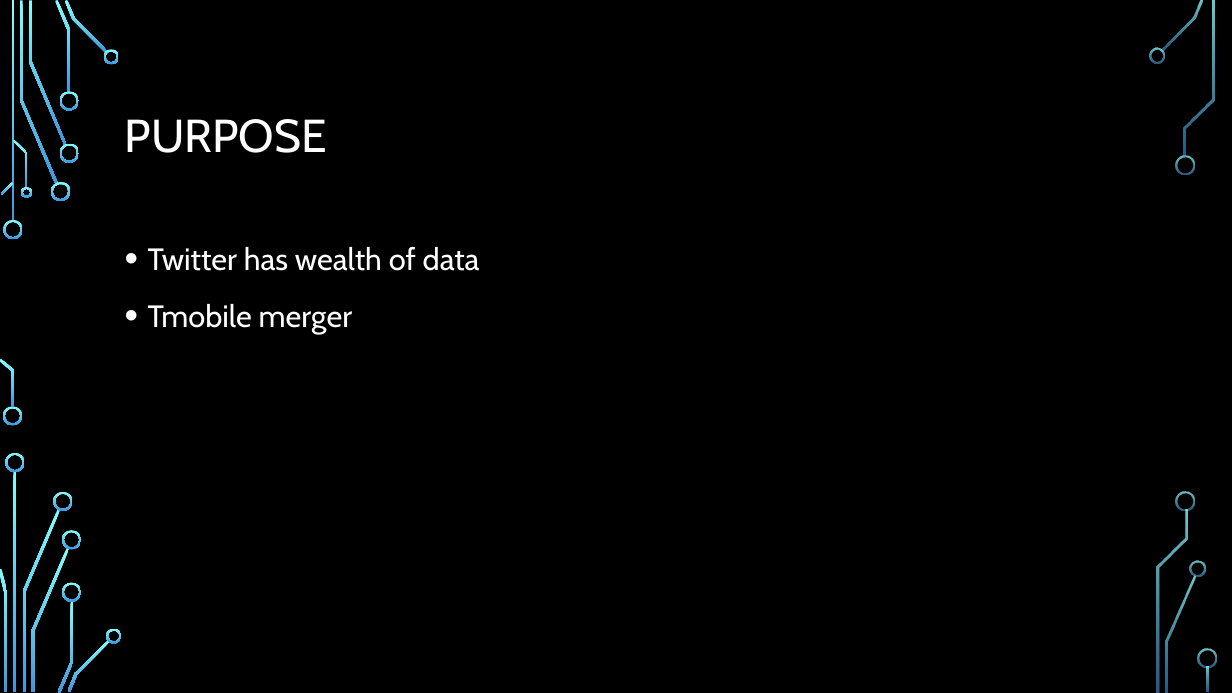
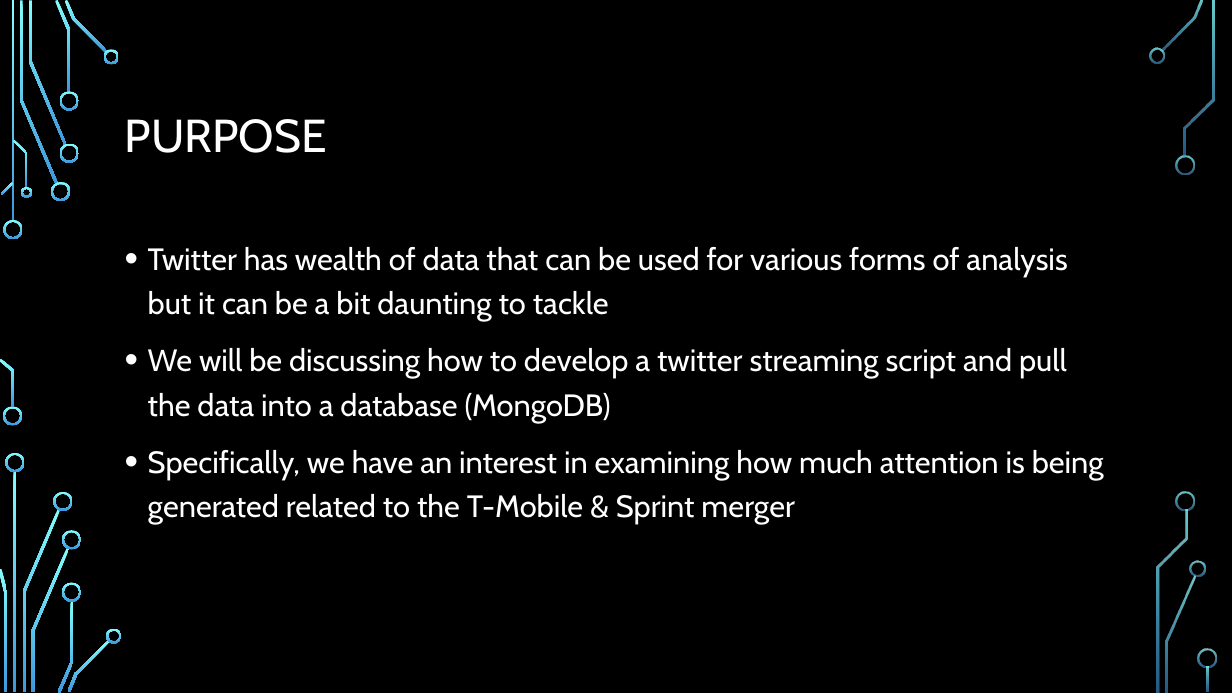
Before and after one commit to cdmorgan103/TwitterData7330, a slide deck: slide 2 of 7330 Twitter data project Presentation.pptx. Drawn at 1232x693 pixels with LibreOffice and Linux fonts; fonts in the diff are those of the drawing; background and template pictures are left out. Boxes give left, top, right and bottom in pixels: in the first picture for what was removed or moved away, otherwise in the second. Text is boxed around its words. In the diff, an @@ line names an element or a change of style, - is before the commit and + after.

```diff
--- a/7330 Twitter data project Presentation.pptx
+++ b/7330 Twitter data project Presentation.pptx
@@ text at box(148, 247, 1104, 524): text changed @@
-• Twitter has wealth of data
-• Tmobile merger
+• Twitter has wealth of data that can be used for various forms of analysis but it can be a bit daunting to tackle
+• We will be discussing how to develop a twitter streaming script and pull the data into a database (MongoDB)
+• Specifically, we have an interest in examining how much attention is being generated related to the T-Mobile & Sprint merger
```
Also in this commit, not shown: 4 other slides changed, 1 other file.
